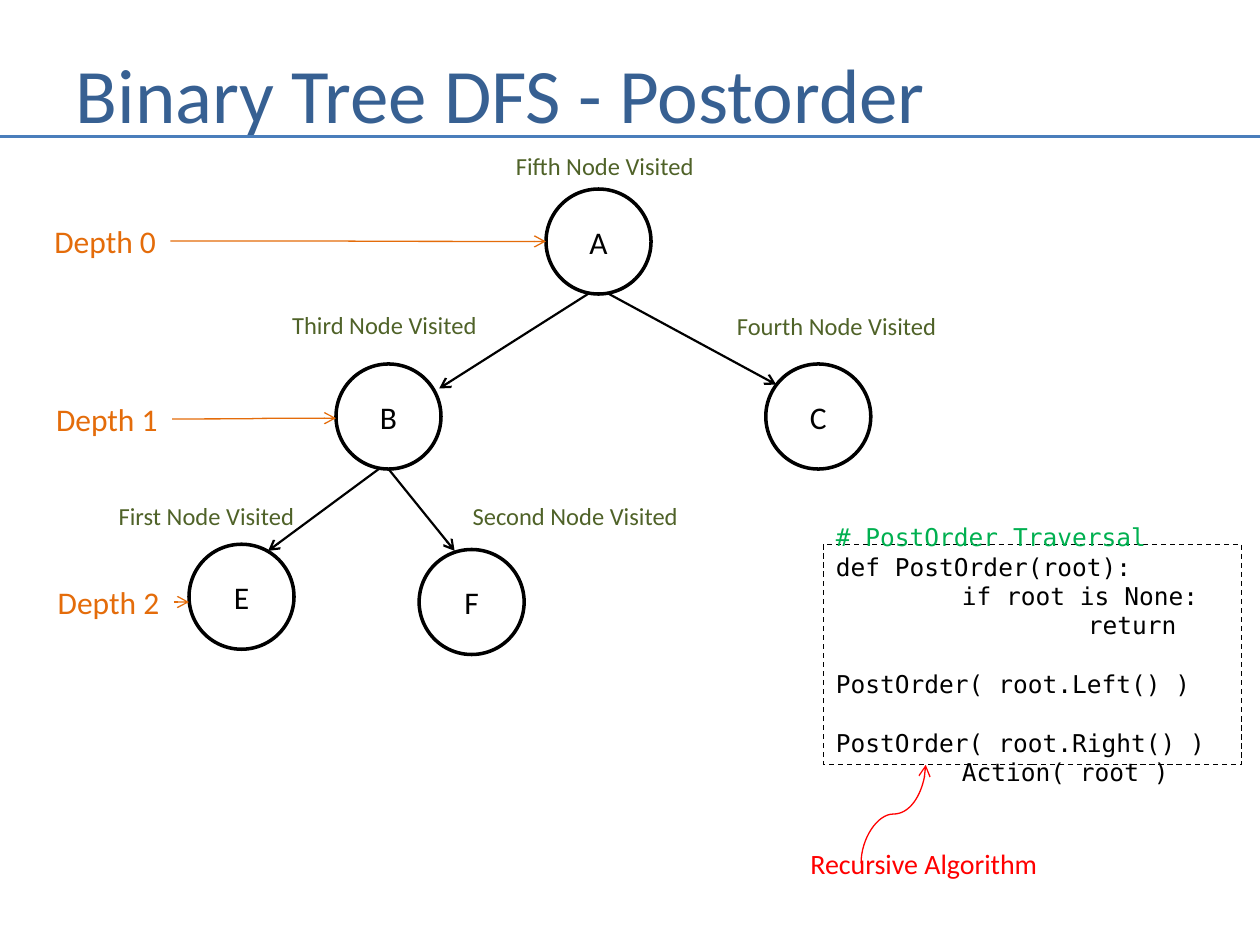
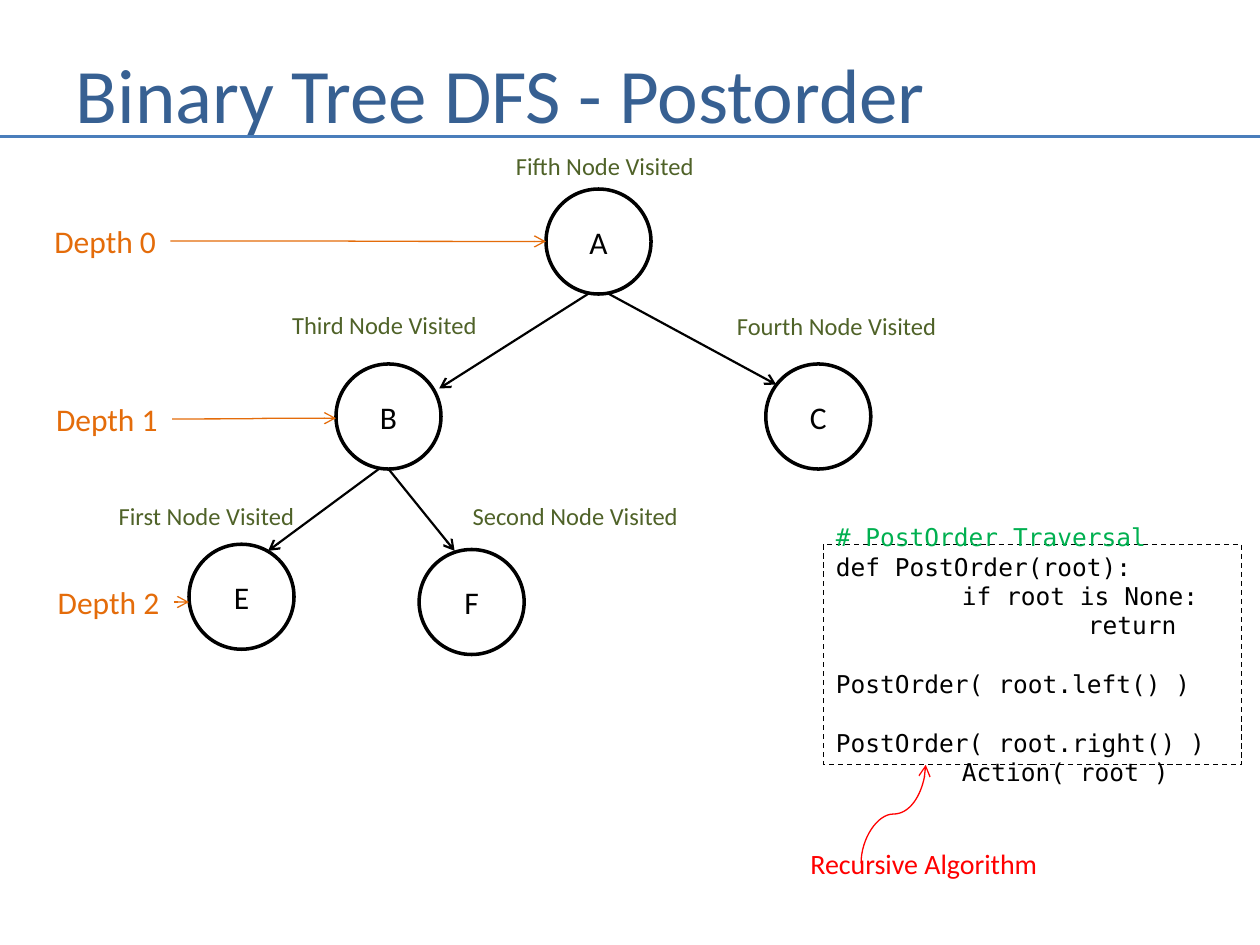
Before and after one commit to andrewferlitsch/Training, a slide deck: slide 13 of AITraining/Fundamentals/Artificial Intelligence/AI - Graph Search.pptx. Drawn at 1260x945 pixels with LibreOffice and Linux fonts; fonts in the diff are those of the drawing. Boxes give left, top, right and bottom in pixels: in the first picture for what was removed or moved away, otherwise in the second. Text is boxed around its words. In the diff, an @@ line names an element or a change of style, - is before the commit and + after.

```diff
--- a/AITraining/Fundamentals/Artificial Intelligence/AI - Graph Search.pptx
+++ b/AITraining/Fundamentals/Artificial Intelligence/AI - Graph Search.pptx
@@ text in rectangle at [836,527,1198,758]: text changed @@
-# PostOrder Traversal
-def PostOrder(root):
-if root is None:
-return
-PostOrder( root.Left() )
-PostOrder( root.Right() )
+# PostOrder Traversal
+def PostOrder(root):
+if root is None:
+return
+PostOrder( root.left() )
+PostOrder( root.right() )
```
Also in this commit, not shown: 4 other slides changed, 1 other file.
